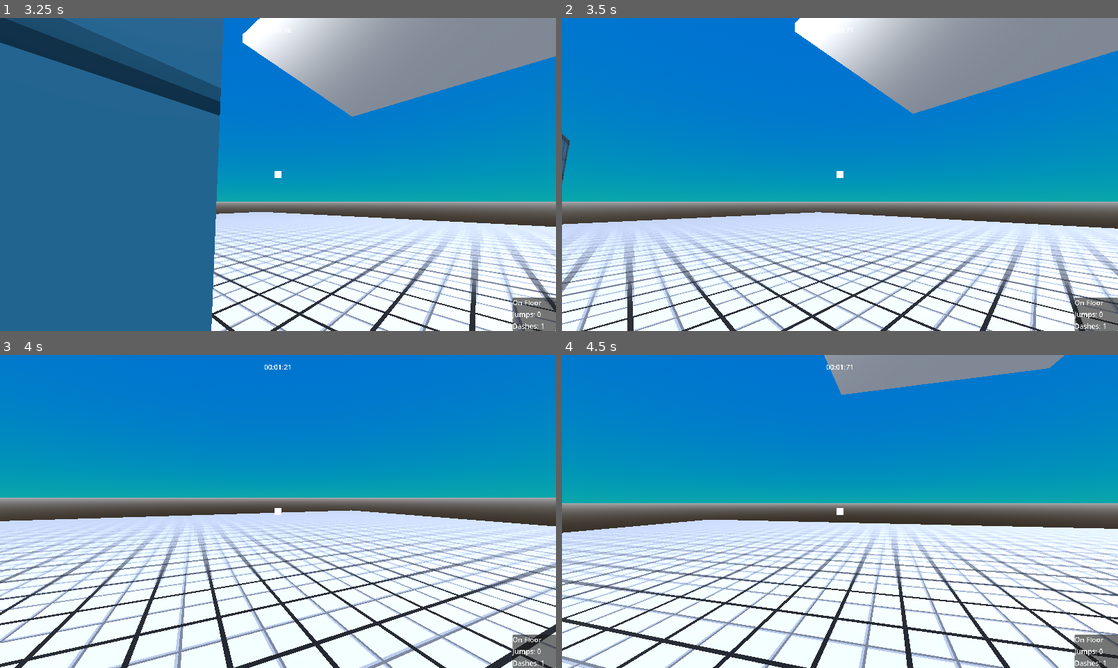
Above: before the commit, frames 1-4 (two rows, left to right).
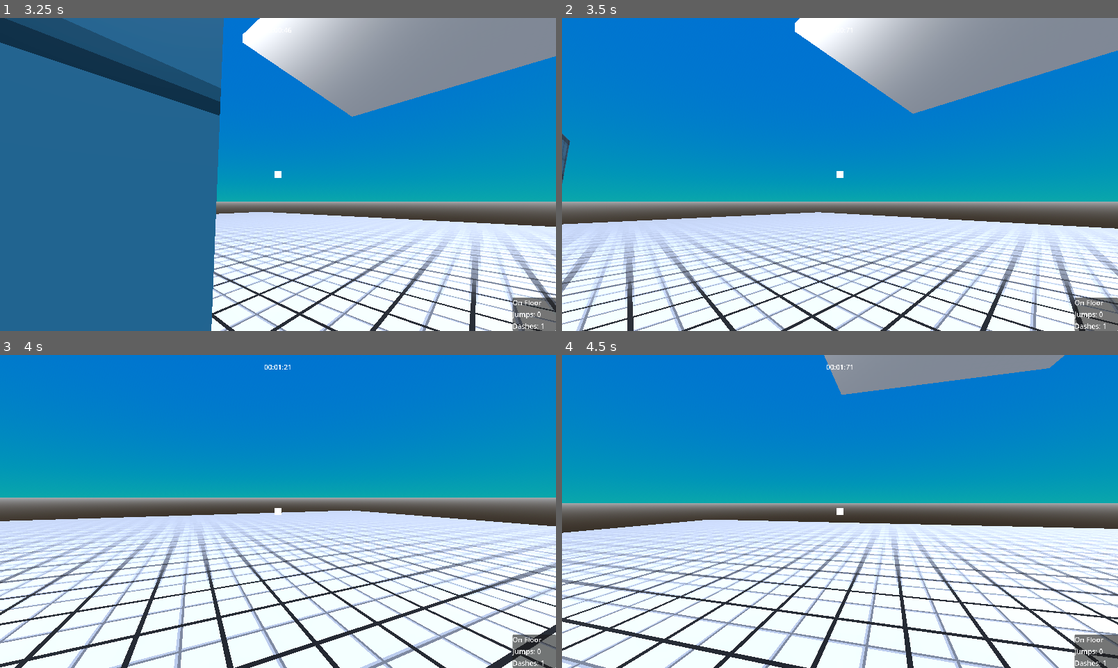
Above: after the commit, the same moments.

Repository: lucasrumney94/GodotGoneWild
Game: Godot game, scene res://Main/main_menu.tscn
Same seed, same stepped clock (60 frames per second), same inputs: the game is played once before the commit and once after it. The engine's default icon, where the game draws it, is replaced by a stand-in: a white triangle on a blue panel in a dark square. A sky picture missing from this copy of the repository is replaced by a grey-blue gradient.
Inputs (mouse positions are in pixels of both pictures, inside the frame that each line leads up to):
- Up to frame 1 (3.25 s): click "START" at 0.5 s; move the mouse to (305, 174) at 1.27 s; hold W (move_forward) from 1.28 s (still down); click (305, 174) at 1.35 s; tap Space (jump) at 1.52, 2.27 s; move the mouse to (250, 174) at 2.02 s; right-click (250, 174) at 2.1 s; tap R (restart) at 2.75 s; move the mouse to (289, 168) at 2.77 s; click (289, 168) at 2.85 s
- Up to frame 2 (3.5 s): keep holding W (move_forward)
- Up to frame 3 (4 s): keep holding W (move_forward); move the mouse to (272, 517) at 3.52 s; right-click (272, 517) at 3.6 s; tap Space (jump) at 3.77 s
- Up to frame 4 (4.5 s): keep holding W (move_forward); move the mouse to (878, 514) at 4.27 s; click (878, 514) at 4.35 s

Frame 1 is identical in both runs. In frame 2, 0.3% of the frame differs, in the area x 0-100%, y 9-100%; in frame 3, 0.5%, in the area x 0-100%, y 51-100%; in frame 4, 0.5%.

Commit message:
added falling platform, hitbox to turret

Diff:
--- a/godot-wild-tower/Main/main_game.tscn
+++ b/godot-wild-tower/Main/main_game.tscn
@@ -8,6 +8,7 @@
 [ext_resource type="PackedScene" uid="uid://b2oiak8dl30w2" path="res://Objects/Enemies/BasicEnemy.tscn" id="6_kji67"]
 [ext_resource type="PackedScene" uid="uid://c08aetbdbnjbc" path="res://Objects/Enemies/MobileEnemy.tscn" id="7_7tlvw"]
 [ext_resource type="PackedScene" uid="uid://bnylytkg3vk0w" path="res://Objects/Enemies/TurretEnemy.tscn" id="8_7ah3a"]
+[ext_resource type="PackedScene" uid="uid://cyuf5p7go4rqn" path="res://Objects/Environment/falling_platform.tscn" id="9_l6o4v"]
 
 [sub_resource type="ProceduralSkyMaterial" id="ProceduralSkyMaterial_m2u75"]
 sky_top_color = Color(0, 0.446616, 0.82605, 1)
@@ -134,3 +135,5 @@
 
 [node name="MobileEnemy" parent="." instance=ExtResource("7_7tlvw")]
 transform = Transform3D(1, 0, 0, 0, 1, 0, 0, 0, 1, -11.4435, 0.139019, -7.39315)
+
+[node name="FallingPlatform" parent="." instance=ExtResource("9_l6o4v")]
--- a/godot-wild-tower/Objects/Enemies/BasicEnemy.tscn
+++ b/godot-wild-tower/Objects/Enemies/BasicEnemy.tscn
@@ -488,8 +488,7 @@
 blend_shape_mode = 0
 shadow_mesh = SubResource("ArrayMesh_u4vol")
 
-[sub_resource type="CylinderShape3D" id="CylinderShape3D_un8ii"]
-height = 0.8
+[sub_resource type="SphereShape3D" id="SphereShape3D_j1fdx"]
 
 [node name="BasicEnemy" type="CharacterBody3D"]
 collision_layer = 2
@@ -588,4 +587,4 @@
 
 [node name="CollisionShape3D" type="CollisionShape3D" parent="Hitbox"]
 transform = Transform3D(1, 0, 0, 0, 1, 0, 0, 0, 1, 0, 1.5, 0)
-shape = SubResource("CylinderShape3D_un8ii")
+shape = SubResource("SphereShape3D_j1fdx")
--- a/godot-wild-tower/Objects/Enemies/TurretEnemy.tscn
+++ b/godot-wild-tower/Objects/Enemies/TurretEnemy.tscn
@@ -500,6 +500,8 @@
 blend_shape_mode = 0
 shadow_mesh = SubResource("ArrayMesh_51pju")
 
+[sub_resource type="SphereShape3D" id="SphereShape3D_b3bqx"]
+
 [node name="TurretEnemy" type="CharacterBody3D" node_paths=PackedStringArray("gun")]
 collision_layer = 2
 script = ExtResource("1_lnmb2")
@@ -606,3 +608,11 @@
 transform = Transform3D(-0.0298091, -0.263758, 0.964128, -0.939693, -0.321394, -0.116978, 0.340719, -0.909471, -0.238271, -0.3, -0.275, -0.15)
 mesh = SubResource("ArrayMesh_bx6wr")
 skeleton = NodePath("")
+
+[node name="Hitbox" type="Area3D" parent="."]
+collision_layer = 16
+collision_mask = 0
+
+[node name="CollisionShape3D" type="CollisionShape3D" parent="Hitbox"]
+transform = Transform3D(1, 0, 0, 0, 1, 0, 0, 0, 1, 0, 1.5, 0)
+shape = SubResource("SphereShape3D_b3bqx")
--- /dev/null
+++ b/godot-wild-tower/Objects/Environment/falling_platform.gd
@@ -0,0 +1,33 @@
+extends RigidBody3D
+
+@export var fall_delay: float = 1.0
+@export var rumble_intensity: float = 0.1
+
+var falling: bool = false
+
+
+func _ready():
+	$Area3D.body_entered.connect(on_body_entered)
+	$Timer.timeout.connect(on_timer_timeout)
+	$Timer.wait_time = fall_delay
+
+
+func on_body_entered(body):
+	if falling: return
+
+	$Timer.start()
+	falling = true
+	make_rumble()
+
+
+func make_rumble():
+	var tween = create_tween()
+	tween.tween_method(rumble, 0.0, 1.0, fall_delay)
+
+
+func rumble(percent: float):
+	rotation = Vector3(randf_range(-rumble_intensity, rumble_intensity), 0, randf_range(-rumble_intensity, rumble_intensity)) * percent
+
+
+func on_timer_timeout():
+	freeze = false
--- /dev/null
+++ b/godot-wild-tower/Objects/Environment/falling_platform.tscn
@@ -0,0 +1,35 @@
+[gd_scene load_steps=5 format=3 uid="uid://cyuf5p7go4rqn"]
+
+[ext_resource type="Script" path="res://Objects/Environment/falling_platform.gd" id="1_idcpn"]
+
+[sub_resource type="BoxShape3D" id="BoxShape3D_2f8si"]
+size = Vector3(4, 1, 4)
+
+[sub_resource type="BoxMesh" id="BoxMesh_tvhx5"]
+
+[sub_resource type="BoxShape3D" id="BoxShape3D_2urcb"]
+size = Vector3(3.9, 1, 3.9)
+
+[node name="FallingPlatform" type="RigidBody3D"]
+transform = Transform3D(1, 0, 0, 0, 1, 0, 0, 0, 1, -32.7292, -0.0748777, 0)
+freeze = true
+freeze_mode = 1
+script = ExtResource("1_idcpn")
+
+[node name="CollisionShape3D" type="CollisionShape3D" parent="."]
+shape = SubResource("BoxShape3D_2f8si")
+
+[node name="MeshInstance3D" type="MeshInstance3D" parent="."]
+transform = Transform3D(4, 0, 0, 0, 1, 0, 0, 0, 4, 0, 0, 0)
+mesh = SubResource("BoxMesh_tvhx5")
+
+[node name="Area3D" type="Area3D" parent="."]
+collision_layer = 0
+collision_mask = 4
+
+[node name="CollisionShape3D" type="CollisionShape3D" parent="Area3D"]
+transform = Transform3D(1, 0, 0, 0, 1, 0, 0, 0, 1, 0, 0.185, 0)
+shape = SubResource("BoxShape3D_2urcb")
+
+[node name="Timer" type="Timer" parent="."]
+one_shot = true
Not shown: 1 places in godot-wild-tower/Main/main_game.tscn that only renumber resources
Not shown: 1 places in godot-wild-tower/Objects/Enemies/TurretEnemy.tscn that only renumber resources
